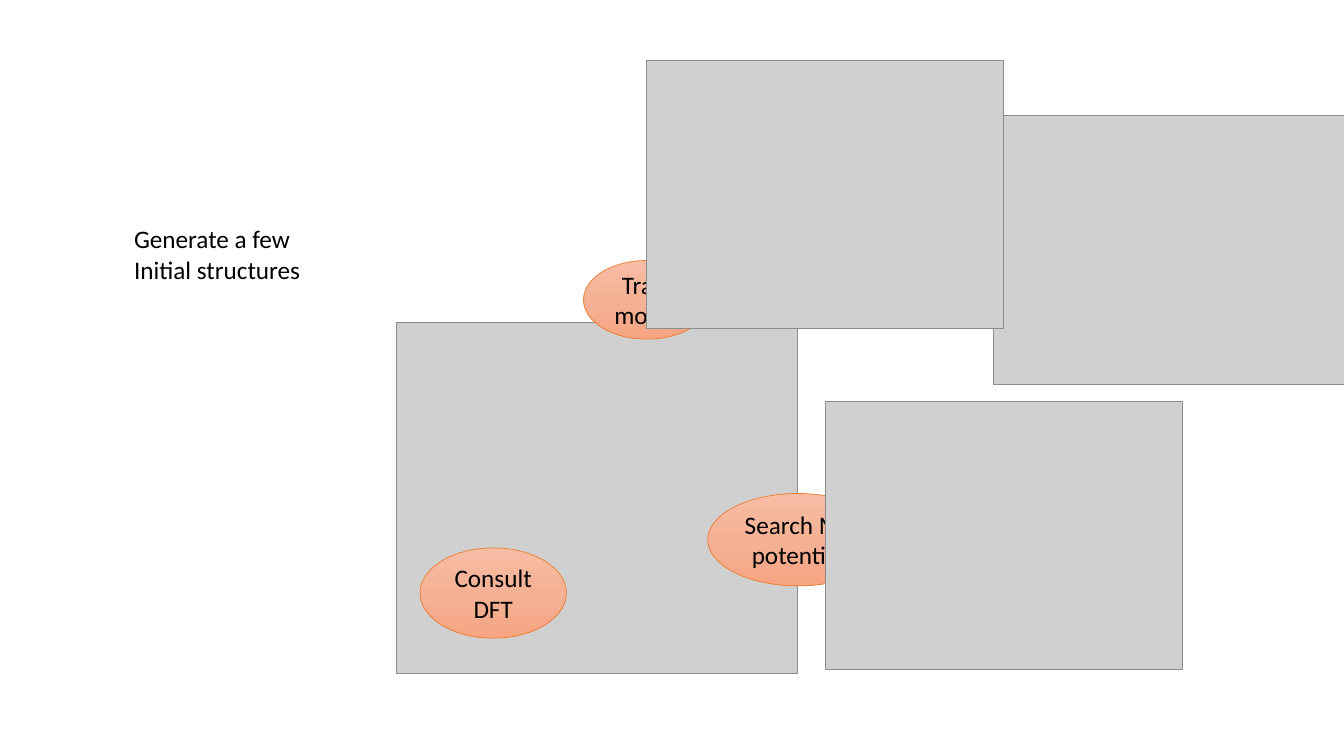
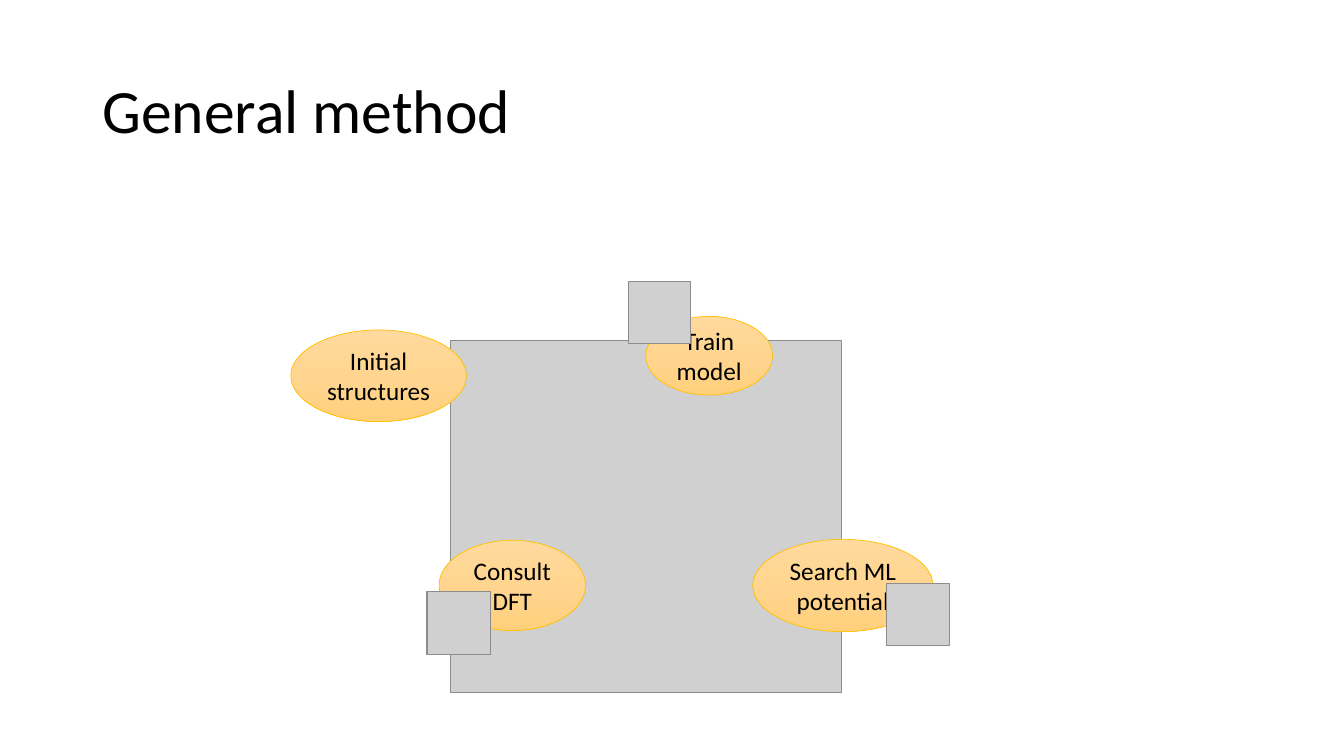
Before and after one commit to MaltheBisbo/learningForces, a slide deck: slide 15 of Presentations/2018-06-25-Malthe-villum.pptx (slide 6 before the commit). Drawn at 1344x756 pixels with LibreOffice and Linux fonts; fonts in the diff are those of the drawing; grey boxes stand for pictures. Boxes give left, top, right and bottom in pixels: in the first picture for what was removed or moved away, otherwise in the second. Text is boxed around its words. In the diff, an @@ line names an element or a change of style, - is before the commit and + after.

```diff
--- a/Presentations/2018-06-25-Malthe-villum.pptx
+++ b/Presentations/2018-06-25-Malthe-villum.pptx
@@ picture removed at [647, 60, 1004, 329] @@
@@ title added at [102, 90, 510, 134], 44 pt, text #000000 @@
+General method
@@ picture removed at [994, 115, 1344, 384] @@
@@ text removed at [134, 230, 300, 280] @@
-Generate a few
-Initial structures
@@ picture added at [629, 281, 692, 344] @@
@@ fill gradient #F7BDA5 to #F5B196 to #F8A582 to gradient #FFDB9E to #FFD590 to #FFD07C; outline #ED7D31 0.5 pt to #FFC000 0.5 pt in 3 elements at [440, 540, 586, 631], [753, 539, 934, 632], [646, 317, 773, 395] @@
@@ ellipse "Train": place and size @@
-ellipse "Train" at [584, 260, 711, 339]
+ellipse "Train" at [646, 317, 773, 395]
@@ ellipse added at [291, 330, 467, 421], fill gradient #FFDB9E to #FFD590 to #FFD07C, outline #FFC000 0.5 pt, 18 pt, text #000000 @@
+Initial structures
@@ picture: place and size @@
-picture at [397, 323, 799, 675]
+picture at [451, 341, 842, 693]
@@ picture removed at [826, 401, 1183, 669] @@
@@ ellipse "Search ML potential": place and size @@
-ellipse "Search ML potential" at [708, 494, 888, 587]
+ellipse "Search ML potential" at [753, 539, 934, 632]
@@ ellipse "Consult DFT": place and size @@
-ellipse "Consult DFT" at [420, 548, 567, 639]
+ellipse "Consult DFT" at [440, 540, 586, 631]
@@ picture added at [427, 592, 491, 655] @@
@@ picture added at [887, 583, 950, 645] @@
```
Also in this commit, not shown: 3 other slides changed, 22 slides added, 6 other files.
